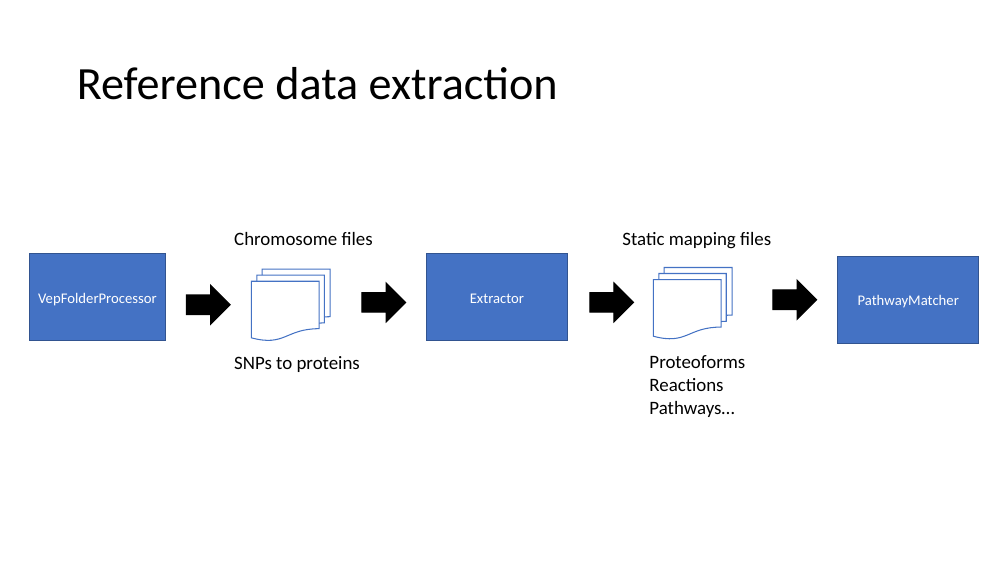
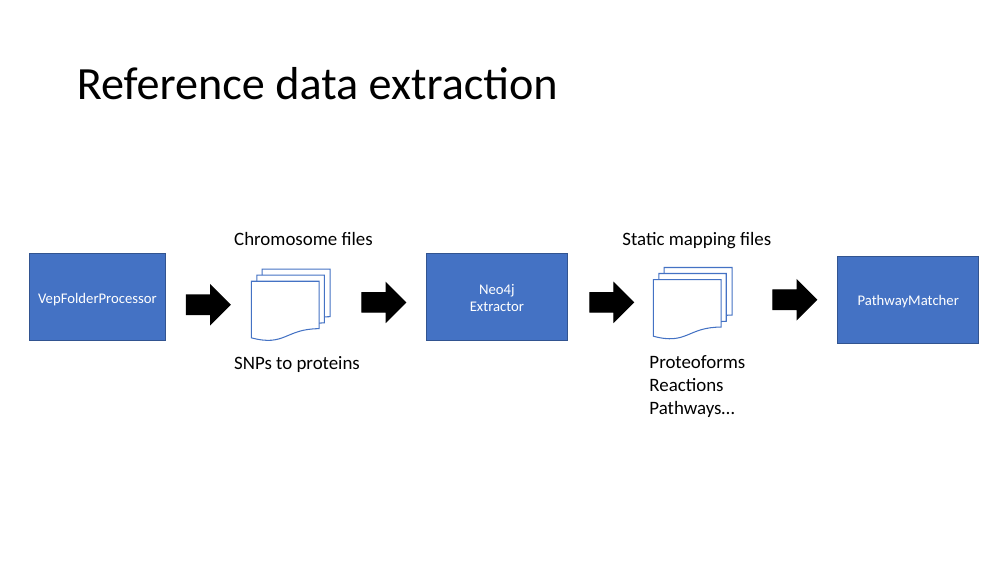
Before and after one commit to PathwayAnalysisPlatform/PathwayMatcher_Dev, a slide deck: slide 6 of docs/figures/Architecture.pptx (slide 7 before the commit). Drawn at 1008x567 pixels with LibreOffice and Linux fonts; fonts in the diff are those of the drawing. Boxes give left, top, right and bottom in pixels: in the first picture for what was removed or moved away, otherwise in the second. Text is boxed around its words. In the diff, an @@ line names an element or a change of style, - is before the commit and + after.

```diff
--- a/docs/figures/Architecture.pptx
+++ b/docs/figures/Architecture.pptx
@@ text in rectangle at (479, 284, 515, 297): paragraph added @@
+Neo4j
```
Also in this commit, not shown: 1 slide added, 1 slide removed, 1 other file.
